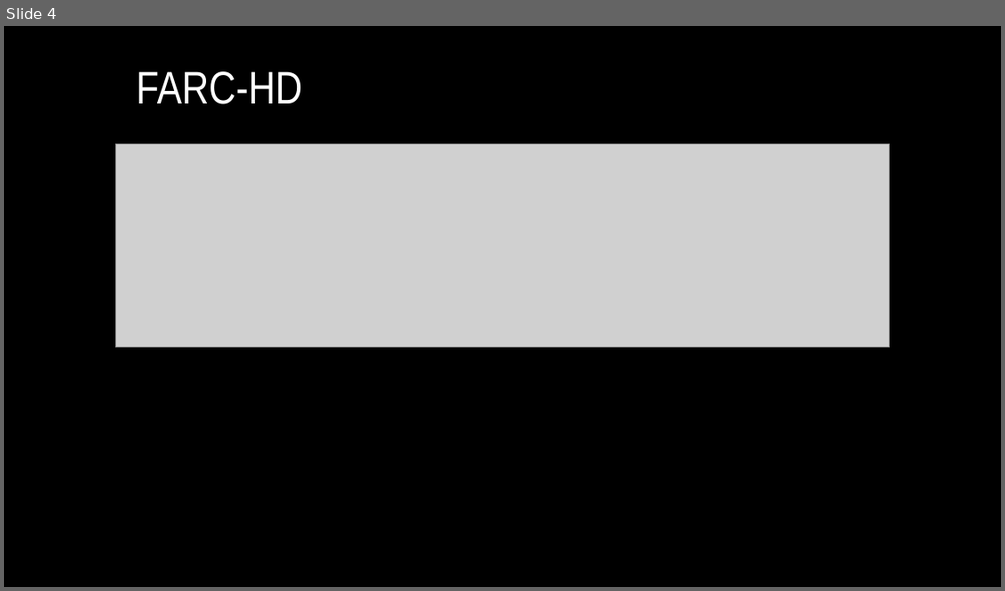
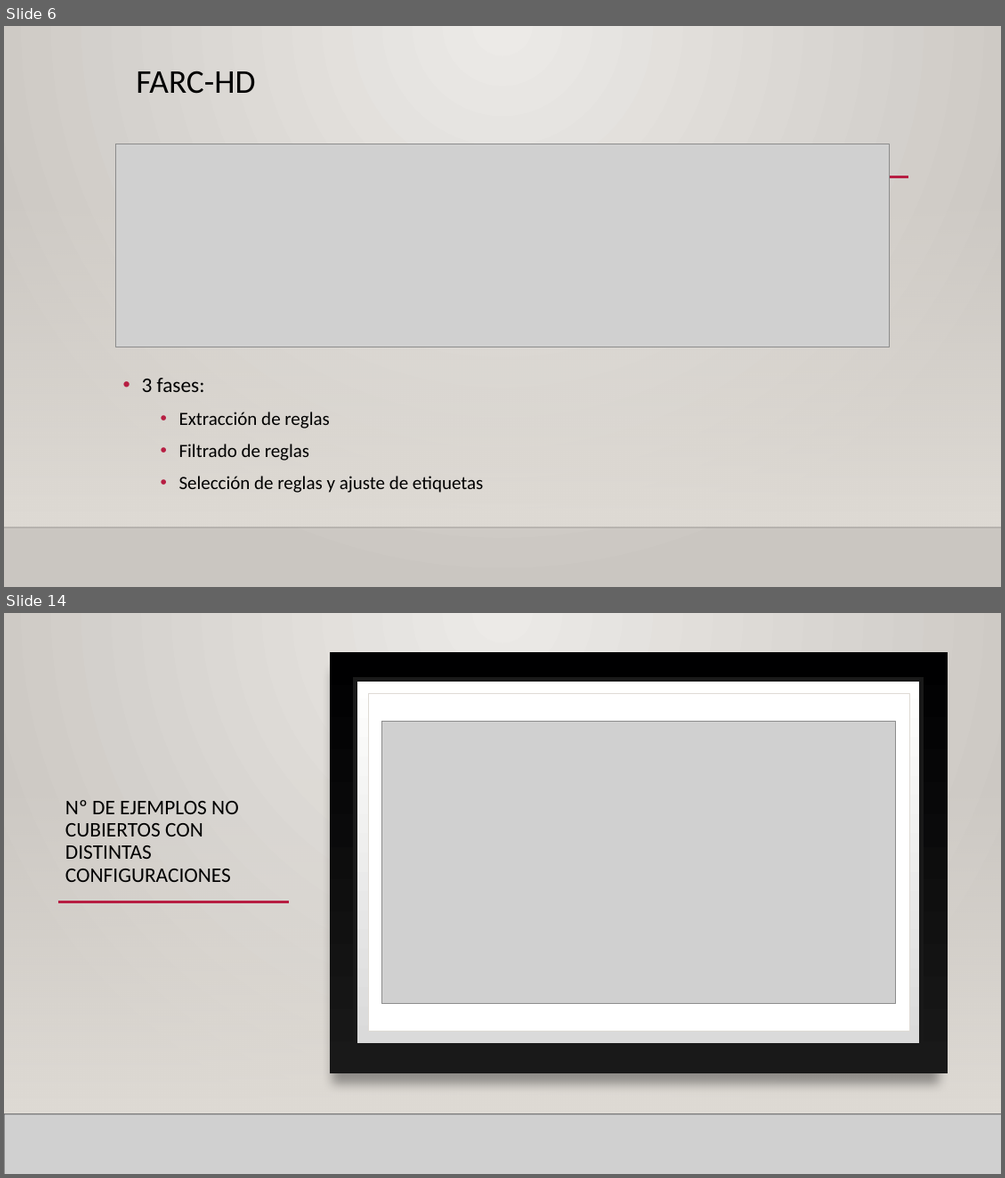
Before and after one commit to Tiburtzio/TFG, a slide deck: Docs/Presentacion.pptx. Shown one above the other, each under a label of ours: slide 4 before the commit, slides 6 and 14 after it; the slides between them are not shown. The pictures are 1005x591 and 1005x1178 pixels, drawn with LibreOffice and Linux fonts; fonts in the diff are those of the drawing; grey boxes stand for pictures; background and template pictures are left out. Boxes give left, top, right and bottom in pixels: in the first picture for what was removed or moved away, otherwise in the second. Text is boxed around its words. In the diff, an @@ line names an element or a change of style, - is before the commit and + after.

```diff
--- a/Docs/Presentacion.pptx
+++ b/Docs/Presentacion.pptx
@@ slide 14 added at box(4, 613, 1001, 1174), background gradient #ECEAE7 to #CAC7C1; not listed: 3 template elements that a slide beside it also shows @@
@@ rectangle added at box(4, 613, 1001, 1174), fill gradient #ECEAE7 to #CAC7C1 @@
@@ rectangle added at box(329, 653, 947, 1074), fill gradient #000001 to #191919 @@
@@ rectangle added at box(355, 680, 922, 1045), fill gradient #DADADA to #FFFFFE, outline #191919 4 pt @@
@@ rectangle added at box(368, 693, 909, 1031), fill #FFFFFF, outline #DFDBD5 0.5 pt @@
@@ picture added at box(381, 722, 896, 1004) @@
@@ rectangle added at box(4, 779, 1001, 1114), fill gradient #DFDBD5 @@
@@ rectangle added at box(4, 779, 1001, 1114), fill gradient #DFDBD5 @@
@@ title added at box(65, 800, 239, 882), 20 pt, text #000000 @@
+Nº DE EJEMPLOS NO CUBIERTOS CON DISTINTAS CONFIGURACIONES
@@ line added from (57, 901) to (289, 901), #B71E42 2.5 pt @@
@@ line added from (202, 901) to (908, 901), #B71E42 2.5 pt @@
@@ line added from (4, 1114) to (1001, 1114), #000001 1 pt @@
@@ picture added at box(4, 1114, 1001, 1174) @@
@@ line added from (4, 1114) to (1001, 1114), #000001 1 pt @@
@@ what was slide 4 is now slide 6 @@
@@ slide 6 changed as well @@
@@ background #000000 to gradient #ECEAE7 to #CAC7C1 @@
@@ title "FARC-HD" at box(136, 70, 255, 94): size 44 to 32 pt, font Arial Narrow to Calibri, text colour #FFFFFF to #000000 @@
@@ line added from (123, 177) to (909, 177), #B71E42 2.5 pt @@
@@ rectangle added at box(4, 192, 1001, 527), fill gradient #DFDBD5 @@
@@ text added at box(142, 378, 483, 492), 18 pt, text #000000 @@
+• 3 fases:
+  • Extracción de reglas
+  • Filtrado de reglas
+  • Selección de reglas y ajuste de etiquetas
@@ line added from (4, 527) to (1001, 527), #000001 1 pt @@
```
Also in this commit, not shown: 4 other slides changed, 13 other slides added, 3 slides removed, 1 other file.
